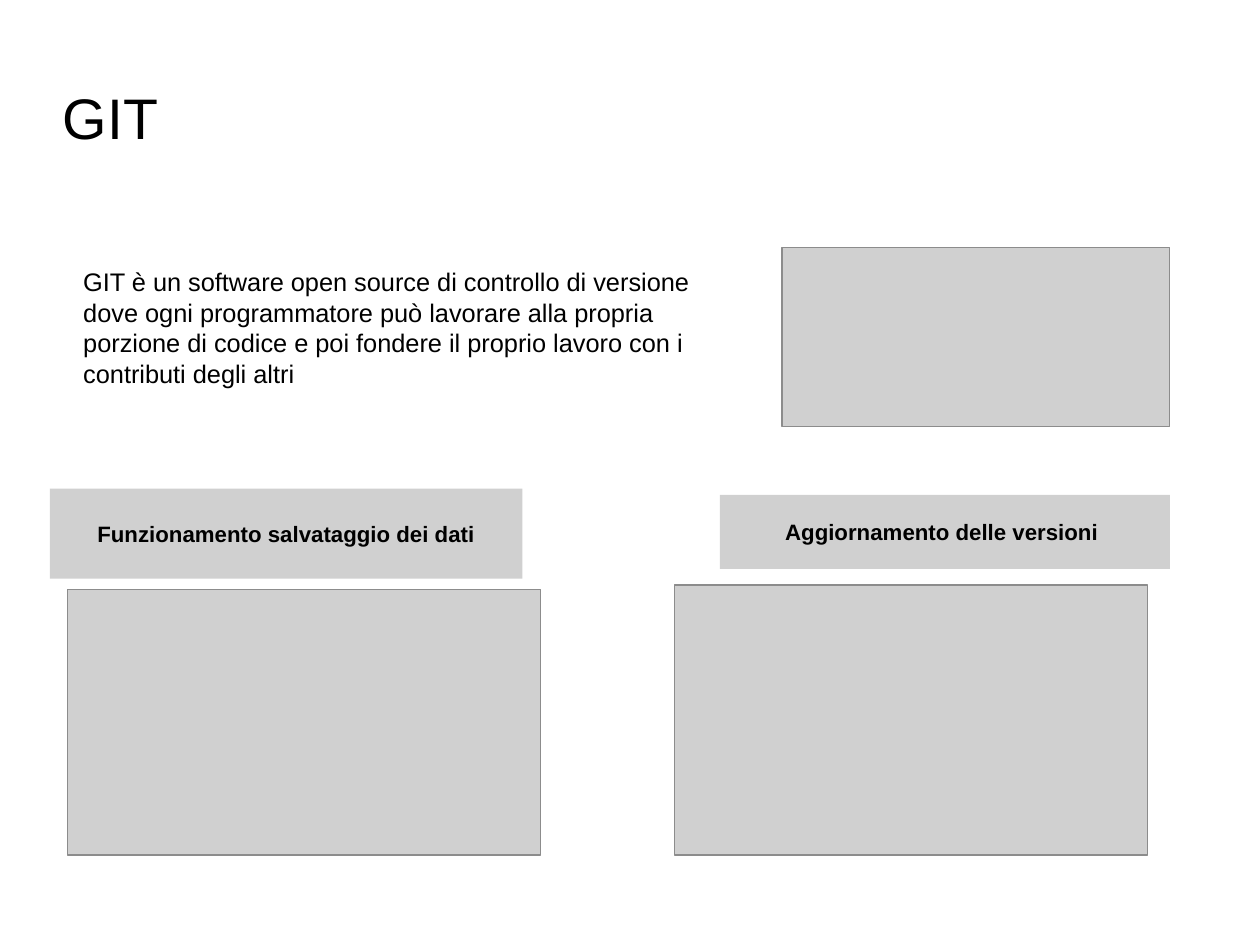
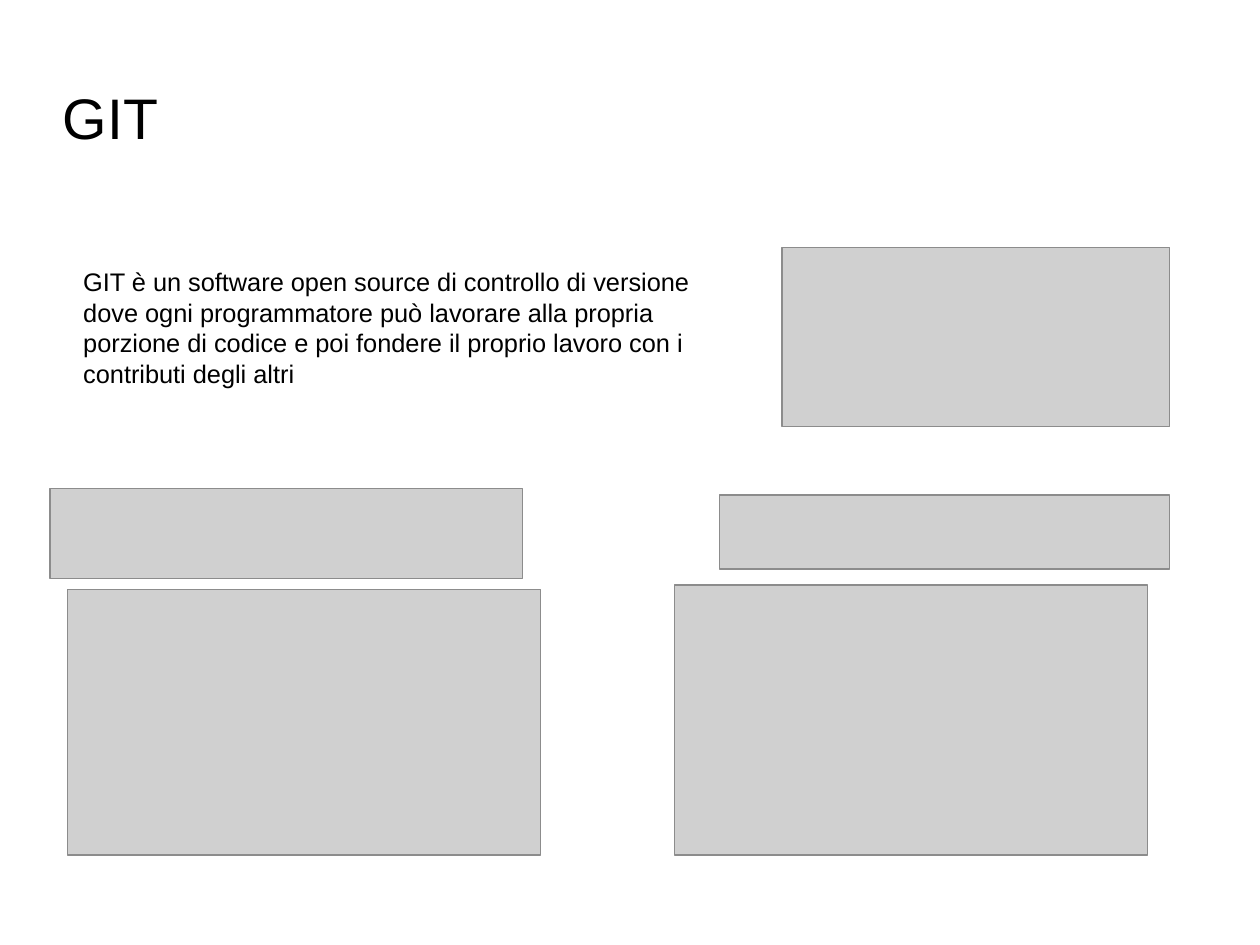
Before and after one commit to doceo/Eliot, a slide deck: slide 6 of Presentazione_Eliot 1.0.odp. Drawn at 1260x945 pixels with LibreOffice and Linux fonts; fonts in the diff are those of the drawing; grey boxes stand for pictures; background and template pictures are left out. Boxes give left, top, right and bottom in pixels: in the first picture for what was removed or moved away, otherwise in the second. Text is boxed around its words. In the diff, an @@ line names an element or a change of style, - is before the commit and + after.

```diff
--- a/Presentazione_Eliot 1.0.odp
+++ b/Presentazione_Eliot 1.0.odp
@@ text in picture at [97,526,475,547]: text removed @@
-Funzionamento salvataggio dei dati
@@ text in picture at [785,524,1097,545]: text removed @@
-Aggiornamento delle versioni
```
Also in this commit, not shown: 6 other slides changed, 1 slide added, 1 slide removed, 2 other files.
